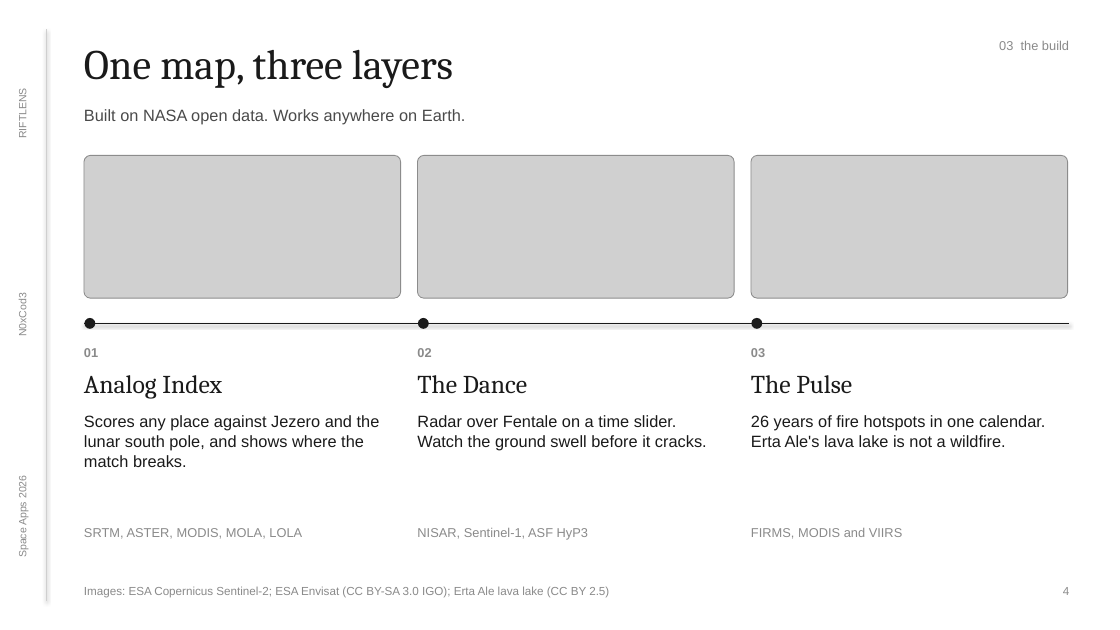
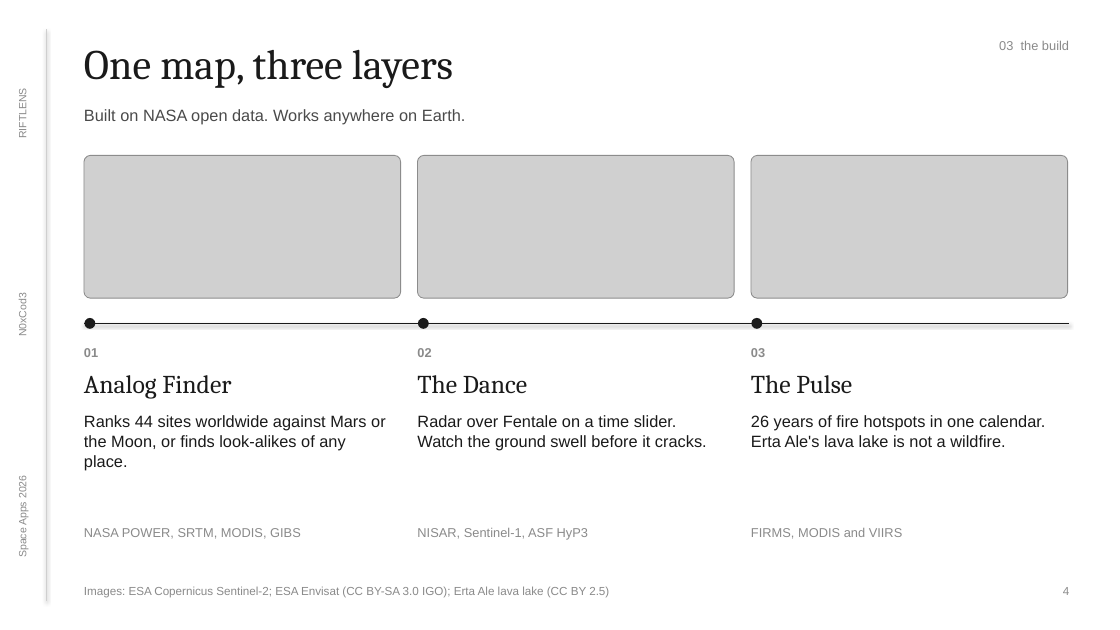
Before and after one commit to PicasoTheDeal/RIFTLENSE, a slide deck: slide 4 of pitch/RIFTLENS_pitch.pptx. Drawn at 1120x630 pixels with LibreOffice and Linux fonts; fonts in the diff are those of the drawing; grey boxes stand for pictures. Boxes give left, top, right and bottom in pixels: in the first picture for what was removed or moved away, otherwise in the second. Text is boxed around its words. In the diff, an @@ line names an element or a change of style, - is before the commit and + after.

```diff
--- a/pitch/RIFTLENS_pitch.pptx
+++ b/pitch/RIFTLENS_pitch.pptx
@@ text at bbox=[84, 375, 231, 399]: text changed @@
-Analog Index
+Analog Finder
@@ text at bbox=[84, 415, 386, 470]: text changed @@
-Scores any place against Jezero and the lunar south pole, and shows where the match breaks.
+Ranks 44 sites worldwide against Mars or the Moon, or finds look-alikes of any place.
@@ text at bbox=[84, 528, 301, 539]: text changed @@
-SRTM, ASTER, MODIS, MOLA, LOLA
+NASA POWER, SRTM, MODIS, GIBS
```
Also in this commit, not shown: 3 other slides changed, 32 other files.
